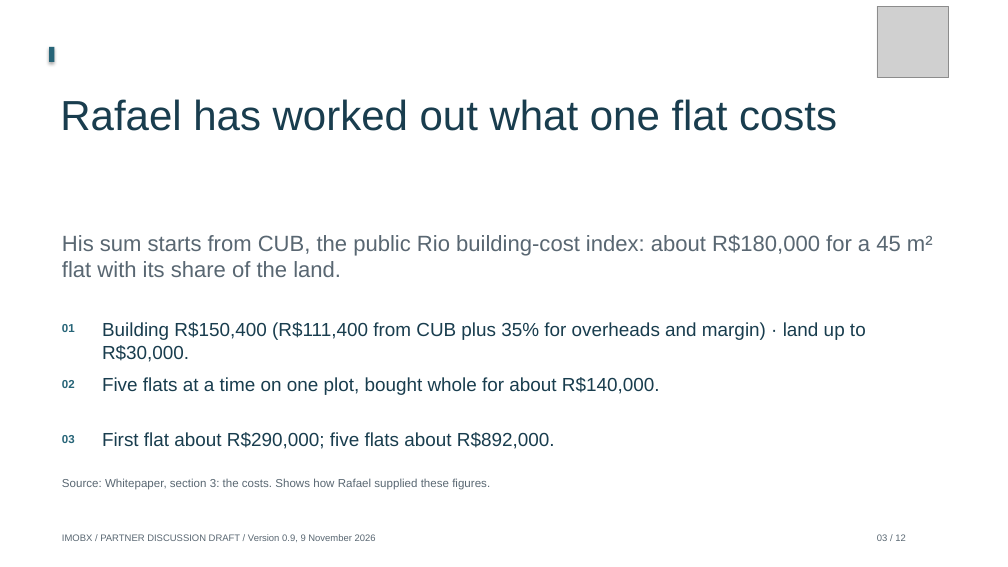
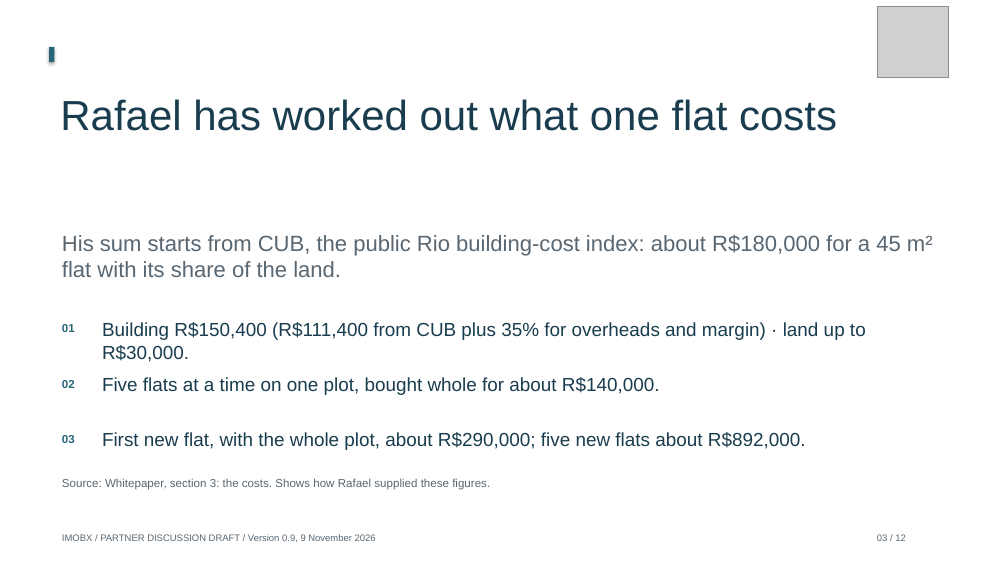
Before and after one commit to Siah-kin/imobx-website, a slide deck: slide 3 of pitchdeck.pptx. Drawn at 1008x567 pixels with LibreOffice and Linux fonts; fonts in the diff are those of the drawing; grey boxes stand for pictures. Boxes give left, top, right and bottom in pixels: in the first picture for what was removed or moved away, otherwise in the second. Text is boxed around its words. In the diff, an @@ line names an element or a change of style, - is before the commit and + after.

```diff
--- a/pitchdeck.pptx
+++ b/pitchdeck.pptx
@@ text at <box>102,432,806,450</box>: text changed @@
-First flat about R$290,000; five flats about R$892,000.
+First new flat, with the whole plot, about R$290,000; five new flats about R$892,000.
```
Also in this commit, not shown: 2 other slides changed, 47 other files.
